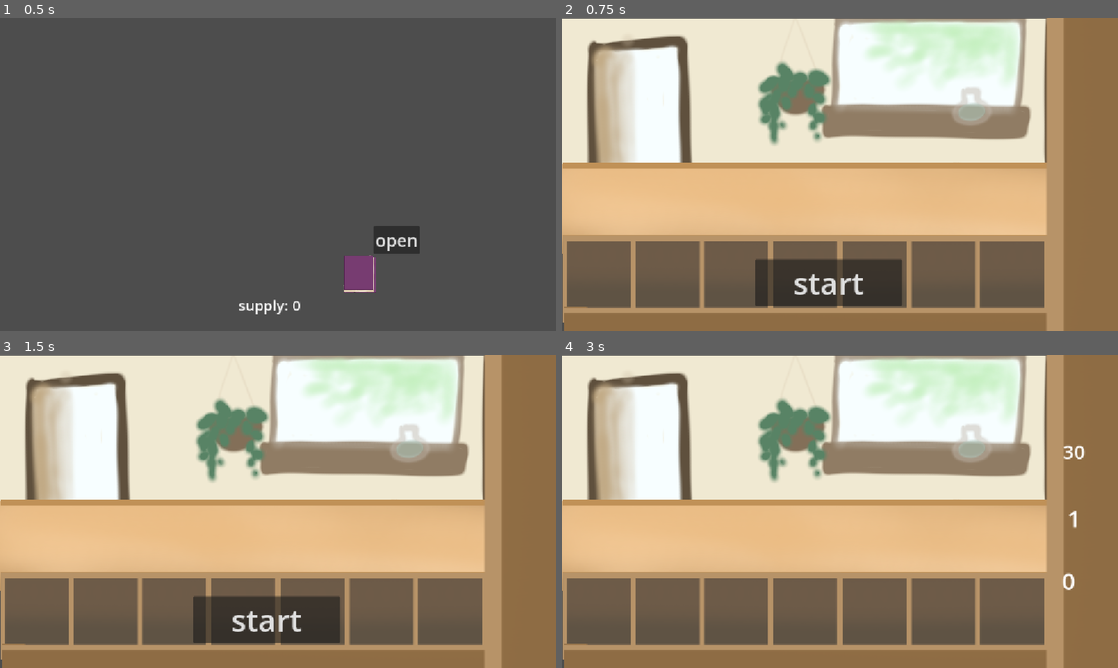
Above: before the commit, frames 1-4 (two rows, left to right).
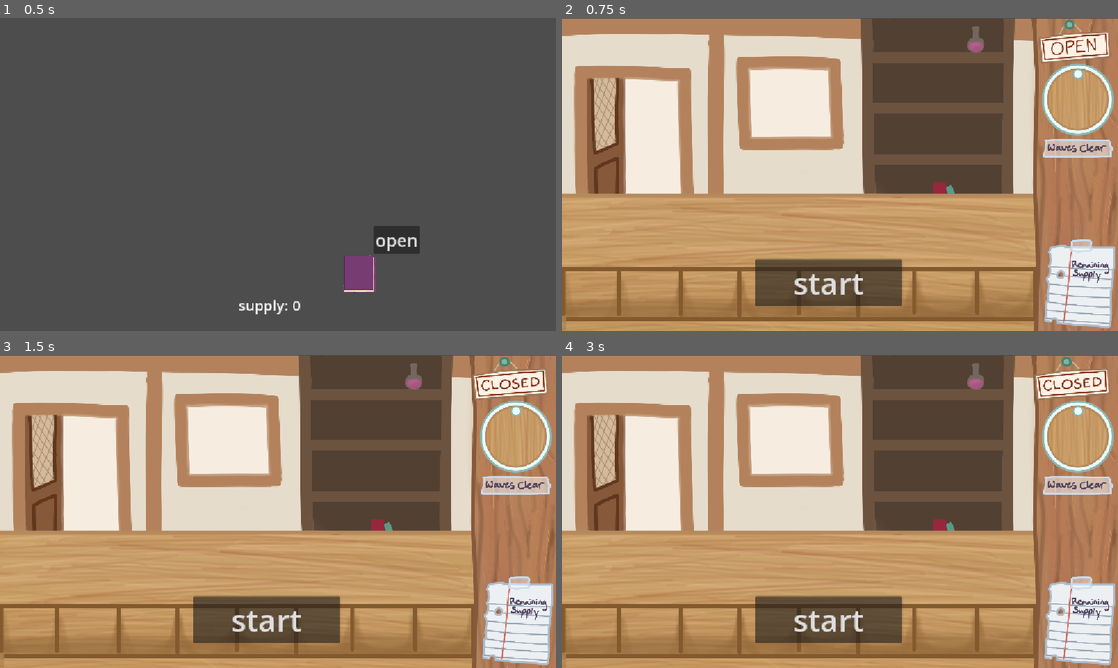
Above: after the commit, the same moments.

Repository: clairewsu/game
Game: Godot game, scene res://scripts/bigmain.tscn
Same seed, same stepped clock (60 frames per second), same inputs: the game is played once before the commit and once after it.
Inputs (mouse positions are in pixels of both pictures, inside the frame that each line leads up to):
- Up to frame 1 (0.5 s): no input
- Up to frame 2 (0.75 s): click "open" at 0.5 s
- Up to frame 3 (1.5 s): click (505, 380) at 1.27 s
- Up to frame 4 (3 s): click (828, 621) at 2 s, where only the run before the commit has a clickable "start"; tap Enter (enter) at 2.75 s; move the mouse to (962, 495) at 2.77 s; hold Enter (enter) from 2.78 s (still down); click (962, 495) at 2.92 s

Frame 1 is identical in both runs. In frame 2, 83% of the frame differs, in the area x 0-100%, y 0-100%; in frame 3, 83%; in frame 4, 82%.

Commit message:
replaced a lot of the art, dynamic clock movement, pause button

Diff:
--- a/resources/basicblue.tres
+++ b/resources/basicblue.tres
@@ -1,6 +1,6 @@
 [gd_resource type="Resource" script_class="carddata" format=3 uid="uid://ct03yrs6lwuil"]
 
-[ext_resource type="Texture2D" uid="uid://d3a6jwfshlma3" path="res://art/basicblue_liquid.PNG" id="1_75pef"]
+[ext_resource type="Texture2D" uid="uid://d3a6jwfshlma3" path="res://art/liquids/basicblue_liquid.PNG" id="1_75pef"]
 [ext_resource type="Script" uid="uid://cnocqjqkrdgd0" path="res://scripts/carddata.gd" id="2_01gwb"]
 [ext_resource type="Texture2D" uid="uid://c5hsnlr60x28u" path="res://art/basicbottle_mask.PNG" id="2_5d3a8"]
 [ext_resource type="Texture2D" uid="uid://bcpos3h3iy04c" path="res://art/basicblue_bottle.PNG" id="3_01gwb"]
--- a/resources/basicgold.tres
+++ b/resources/basicgold.tres
@@ -1,6 +1,6 @@
 [gd_resource type="Resource" script_class="carddata" format=3 uid="uid://wvp4knyb3bwl"]
 
-[ext_resource type="Texture2D" uid="uid://3n1cw0xc3pwe" path="res://art/basicgold_liquid.PNG" id="1_073e1"]
+[ext_resource type="Texture2D" uid="uid://3n1cw0xc3pwe" path="res://art/liquids/basicgold_liquid.PNG" id="1_073e1"]
 [ext_resource type="Script" uid="uid://cnocqjqkrdgd0" path="res://scripts/carddata.gd" id="1_iifv5"]
 [ext_resource type="Texture2D" uid="uid://c5hsnlr60x28u" path="res://art/basicbottle_mask.PNG" id="2_iyuo2"]
 [ext_resource type="Texture2D" uid="uid://nleu8mcamp" path="res://art/basicgold_bottle.PNG" id="3_iyuo2"]
--- a/resources/basicgreen.tres
+++ b/resources/basicgreen.tres
@@ -1,6 +1,6 @@
 [gd_resource type="Resource" script_class="carddata" format=3 uid="uid://ct03yrs6lwuil"]
 
-[ext_resource type="Texture2D" uid="uid://d0njjmhfso1kq" path="res://art/basicgreen_liquid.PNG" id="1_ay0th"]
+[ext_resource type="Texture2D" uid="uid://d0njjmhfso1kq" path="res://art/liquids/basicgreen_liquid.PNG" id="1_ay0th"]
 [ext_resource type="Texture2D" uid="uid://c5hsnlr60x28u" path="res://art/basicbottle_mask.PNG" id="2_40emx"]
 [ext_resource type="Script" uid="uid://cnocqjqkrdgd0" path="res://scripts/carddata.gd" id="2_jx8ym"]
 [ext_resource type="Texture2D" uid="uid://bw2lcci3kx27w" path="res://art/basicgreen_bottle.PNG" id="3_jx8ym"]
--- a/resources/basicswirl.tres
+++ b/resources/basicswirl.tres
@@ -1,6 +1,6 @@
 [gd_resource type="Resource" script_class="carddata" format=3 uid="uid://cup6aycwtxy5f"]
 
-[ext_resource type="Texture2D" uid="uid://crs0bh8sqyoew" path="res://art/basicswirl_liquid.PNG" id="1_v2koc"]
+[ext_resource type="Texture2D" uid="uid://crs0bh8sqyoew" path="res://art/liquids/basicswirl_liquid.PNG" id="1_v2koc"]
 [ext_resource type="Texture2D" uid="uid://c5hsnlr60x28u" path="res://art/basicbottle_mask.PNG" id="2_1ku74"]
 [ext_resource type="Script" uid="uid://cnocqjqkrdgd0" path="res://scripts/carddata.gd" id="2_cv1hu"]
 [ext_resource type="Texture2D" uid="uid://f3yrdan5ucnd" path="res://art/basicswirl_bottle.PNG" id="3_cv1hu"]
--- a/resources/goldglittering.tres
+++ b/resources/goldglittering.tres
@@ -1,6 +1,6 @@
 [gd_resource type="Resource" format=3 uid="uid://ckbxrcn4mp0pc"]
 
-[ext_resource type="Texture2D" uid="uid://dd108b5fq4mjk" path="res://art/goldglittering_liquid.PNG" id="1_dyupn"]
+[ext_resource type="Texture2D" uid="uid://dd108b5fq4mjk" path="res://art/liquids/goldglittering_liquid.PNG" id="1_dyupn"]
 [ext_resource type="Texture2D" uid="uid://c5hsnlr60x28u" path="res://art/basicbottle_mask.PNG" id="2_2ao5v"]
 [ext_resource type="Script" uid="uid://dklwhvampga0l" path="res://scripts/object_scripts/goldglittering.gd" id="3_hgbvf"]
 [ext_resource type="Texture2D" uid="uid://nleu8mcamp" path="res://art/basicgold_bottle.PNG" id="4_rq7c3"]
--- a/resources/swirldraft.tres
+++ b/resources/swirldraft.tres
@@ -1,6 +1,6 @@
 [gd_resource type="Resource" format=3 uid="uid://bmo4kahq01xtx"]
 
-[ext_resource type="Texture2D" uid="uid://cwhfs2xnnx77" path="res://art/draftswirl_liquid.PNG" id="1_ya2po"]
+[ext_resource type="Texture2D" uid="uid://cwhfs2xnnx77" path="res://art/liquids/draftswirl_liquid.PNG" id="1_ya2po"]
 [ext_resource type="Texture2D" uid="uid://c5hsnlr60x28u" path="res://art/basicbottle_mask.PNG" id="2_e5otd"]
 [ext_resource type="Script" uid="uid://chaknuiban0ob" path="res://scripts/object_scripts/swirldraft.gd" id="3_ya2po"]
 [ext_resource type="Texture2D" uid="uid://f3yrdan5ucnd" path="res://art/basicswirl_bottle.PNG" id="4_8gkis"]
--- a/scenes/main.tscn
+++ b/scenes/main.tscn
@@ -2,13 +2,19 @@
 
 [ext_resource type="Script" uid="uid://mtj3bkoiq2j6" path="res://scripts/main.gd" id="1_ig7tw"]
 [ext_resource type="PackedScene" uid="uid://baaq0gt5cwr4" path="res://scenes/guy.tscn" id="2_tbgi4"]
-[ext_resource type="Texture2D" uid="uid://kqp17i31mim4" path="res://art/badbg.PNG" id="6_tefeu"]
+[ext_resource type="Texture2D" uid="uid://b6gdl3dm52ho3" path="res://art/bg.PNG" id="6_choun"]
 [ext_resource type="PackedScene" uid="uid://b76apnyc2rpv6" path="res://scenes/object.tscn" id="6_tipki"]
 [ext_resource type="Texture2D" uid="uid://j5whhisqxleb" path="res://art/table.PNG" id="7_o6xl0"]
-[ext_resource type="Texture2D" uid="uid://baa4s8f1juw8s" path="res://art/slots.PNG" id="8_choun"]
+[ext_resource type="Texture2D" uid="uid://c7lwmohi01ysm" path="res://art/front.PNG" id="7_ya4ey"]
+[ext_resource type="Texture2D" uid="uid://djm7fhwdy35n6" path="res://art/sidebar.PNG" id="8_eb6dy"]
+[ext_resource type="Texture2D" uid="uid://c3npnb02437lb" path="res://art/timer.PNG" id="9_trceg"]
 [ext_resource type="PackedScene" uid="uid://mu3bafvicmw0" path="res://scenes/ui_or_smth.tscn" id="10_4c57u"]
-[ext_resource type="Texture2D" uid="uid://bcsbyns4ni5o6" path="res://art/slotsfront.PNG" id="10_eb6dy"]
+[ext_resource type="Texture2D" uid="uid://co2te6w52xif5" path="res://art/supplycount.PNG" id="10_a8y0u"]
 [ext_resource type="PackedScene" uid="uid://di2o28020vp5n" path="res://scenes/scorefx.tscn" id="10_efxa6"]
+[ext_resource type="Texture2D" uid="uid://cpa7l6i2aq5st" path="res://art/boxes.PNG" id="10_trceg"]
+[ext_resource type="Texture2D" uid="uid://wwt2oo67oeuo" path="res://art/wavesclear.PNG" id="11_jkv2x"]
+[ext_resource type="Texture2D" uid="uid://b3yvi7xj18ct2" path="res://art/timerdot.PNG" id="12_jkv2x"]
+[ext_resource type="Script" uid="uid://cjiqi05ui7wm" path="res://scripts/timercircle.gd" id="13_jbj1t"]
 
 [sub_resource type="Curve2D" id="Curve2D_0xm2m"]
 _data = {
@@ -44,34 +50,72 @@
 [node name="bg" type="CanvasLayer" parent="." unique_id=385894690]
 layer = -1
 
-[node name="Sprite2D" type="Sprite2D" parent="bg" unique_id=522205932]
-position = Vector2(577, 328)
+[node name="Sprite2D" type="TextureRect" parent="bg" unique_id=1267655990]
+offset_left = -1.0
+offset_top = 2.0
+offset_right = 1919.0
+offset_bottom = 1082.0
 scale = Vector2(0.6020833, 0.6037037)
-texture = ExtResource("6_tefeu")
+texture = ExtResource("6_choun")
 
 [node name="front" type="CanvasLayer" parent="." unique_id=1074735592]
 layer = 2
 
-[node name="Sprite2D" type="Sprite2D" parent="front" unique_id=216405396]
-position = Vector2(577, 334.00003)
-scale = Vector2(0.59739584, 0.59074074)
-texture = ExtResource("10_eb6dy")
+[node name="front" type="TextureRect" parent="front" unique_id=262959862]
+offset_left = 9.000122
+offset_top = 12.0
+offset_right = 1929.0001
+offset_bottom = 1092.0
+scale = Vector2(0.59973955, 0.5944445)
+texture = ExtResource("7_ya4ey")
 
-[node name="Sprite2D2" type="Sprite2D" parent="front" unique_id=963960655]
-position = Vector2(190.19992, 573)
-rotation = 4.712389
-scale = Vector2(0.6023083, 1.8097957)
-texture = ExtResource("10_eb6dy")
+[node name="sidebar" type="TextureRect" parent="front" unique_id=1290552295]
+offset_left = 1.0
+offset_top = 2.000061
+offset_right = 1921.0
+offset_bottom = 1082.0
+scale = Vector2(0.60312504, 0.59907407)
+texture = ExtResource("8_eb6dy")
 
-[node name="table" type="Sprite2D" parent="." unique_id=1135055596]
-position = Vector2(582.5, 322.5)
+[node name="timer" type="TextureRect" parent="front" unique_id=952330348]
+offset_right = 1155.0
+offset_bottom = 651.0
+texture = ExtResource("9_trceg")
+expand_mode = 1
+
+[node name="supplycount" type="TextureRect" parent="front" unique_id=521507966]
+offset_right = 1157.0
+offset_bottom = 654.0
+texture = ExtResource("10_a8y0u")
+expand_mode = 1
+
+[node name="wavesclear" type="TextureRect" parent="front" unique_id=983516071]
+offset_right = 1157.0
+offset_bottom = 649.0
+texture = ExtResource("11_jkv2x")
+expand_mode = 1
+
+[node name="timercircle" type="Sprite2D" parent="front" unique_id=1058035384]
+position = Vector2(1070, 115)
+scale = Vector2(0.591, 0.6)
+texture = ExtResource("12_jkv2x")
+script = ExtResource("13_jbj1t")
+
+[node name="table" type="TextureRect" parent="." unique_id=1762436502]
+offset_left = -3.999939
+offset_top = 9.0000305
+offset_right = 1916.0
+offset_bottom = 1089.0
 scale = Vector2(0.6057292, 0.59351856)
 texture = ExtResource("7_o6xl0")
 
-[node name="slots" type="Sprite2D" parent="." unique_id=1399031035]
-position = Vector2(577.25, 316.75)
-scale = Vector2(0.59869796, 0.58194447)
-texture = ExtResource("8_choun")
+[node name="slots" type="TextureRect" parent="." unique_id=1188892419]
+offset_left = 1.000061
+offset_top = -0.9999695
+offset_right = 1921.0
+offset_bottom = 1079.0
+scale = Vector2(0.6028646, 0.60046303)
+texture = ExtResource("10_trceg")
 
 [connection signal="end" from="." to="." method="_on_end"]
 [connection signal="timeout" from="Timer" to="." method="_on_timer_timeout"]
--- a/scenes/object.tscn
+++ b/scenes/object.tscn
@@ -3,7 +3,7 @@
 [ext_resource type="Script" uid="uid://bsdr3vnm1fjpq" path="res://scripts/object.gd" id="1_cbfvs"]
 [ext_resource type="PackedScene" uid="uid://c4qd2m8au6654" path="res://scenes/particle.tscn" id="2_46pka"]
 [ext_resource type="Texture2D" uid="uid://nleu8mcamp" path="res://art/basicgold_bottle.PNG" id="2_a0y2b"]
-[ext_resource type="Texture2D" uid="uid://3n1cw0xc3pwe" path="res://art/basicgold_liquid.PNG" id="3_a0y2b"]
+[ext_resource type="Texture2D" uid="uid://3n1cw0xc3pwe" path="res://art/liquids/basicgold_liquid.PNG" id="3_a0y2b"]
 [ext_resource type="Shader" uid="uid://43uyde5kop04" path="res://object.gdshader" id="3_a03g0"]
 [ext_resource type="Texture2D" uid="uid://c5hsnlr60x28u" path="res://art/basicbottle_mask.PNG" id="4_46pka"]
 
--- a/scenes/particle.tscn
+++ b/scenes/particle.tscn
@@ -4,7 +4,7 @@
 [ext_resource type="Shader" uid="uid://x8urx847j6l1" path="res://particle.gdshader" id="2_3vw28"]
 [ext_resource type="Texture2D" uid="uid://c5hsnlr60x28u" path="res://art/basicbottle_mask.PNG" id="3_3vw28"]
 [ext_resource type="Texture2D" uid="uid://sddyo6wukcox" path="res://art/particledot_mask.PNG" id="3_ioprr"]
-[ext_resource type="Texture2D" uid="uid://3n1cw0xc3pwe" path="res://art/basicgold_liquid.PNG" id="4_b0n7q"]
+[ext_resource type="Texture2D" uid="uid://3n1cw0xc3pwe" path="res://art/liquids/basicgold_liquid.PNG" id="4_b0n7q"]
 
 [sub_resource type="ShaderMaterial" id="ShaderMaterial_017rx"]
 shader = ExtResource("2_3vw28")
--- a/scenes/ui_or_smth.tscn
+++ b/scenes/ui_or_smth.tscn
@@ -1,6 +1,10 @@
 [gd_scene format=3 uid="uid://mu3bafvicmw0"]
 
 [ext_resource type="Script" uid="uid://jge7j2sksqlc" path="res://scripts/ui_or_smth.gd" id="1_bqq8r"]
+[ext_resource type="Texture2D" uid="uid://b2j7pjo4hu84m" path="res://art/note1.PNG" id="2_qin4n"]
+[ext_resource type="Texture2D" uid="uid://b21cifd0ndrxe" path="res://art/note2.PNG" id="3_adh6k"]
+[ext_resource type="Texture2D" uid="uid://bgqsgfbnv8g77" path="res://art/note3.PNG" id="4_22ytw"]
+[ext_resource type="Texture2D" uid="uid://c6hfdcnnr10h7" path="res://art/open.PNG" id="5_adh6k"]
 
 [node name="ui_and_stuff" type="CanvasLayer" unique_id=1762027153]
 script = ExtResource("1_bqq8r")
@@ -10,9 +14,9 @@
 
 [node name="timerlabel" type="Label" parent="." unique_id=1509224485]
 offset_left = 1027.0
-offset_top = 172.0
-offset_right = 1096.0
-offset_bottom = 227.0
+offset_top = 142.0
+offset_right = 1104.0
+offset_bottom = 197.0
 theme_override_font_sizes/font_size = 40
 text = "123"
 horizontal_alignment = 1
@@ -54,21 +58,63 @@
 text = "the end"
 
 [node name="deckcounter" type="Label" parent="." unique_id=192299021]
-offset_left = 1036.0
-offset_top = 434.0
-offset_right = 1091.0
-offset_bottom = 501.0
+offset_left = 1057.0
+offset_top = 548.0
+offset_right = 1112.0
+offset_bottom = 615.0
+theme_override_colors/font_color = Color(0, 0, 0, 1)
 theme_override_font_sizes/font_size = 48
 text = "30"
 
 [node name="roundcounter" type="Label" parent="." unique_id=1741044983]
-offset_left = 1047.0
-offset_top = 305.0
-offset_right = 1087.0
-offset_bottom = 372.0
+z_index = 100
+offset_left = 1017.0
+offset_top = 333.0
+offset_right = 1110.0
+offset_bottom = 400.0
+theme_override_colors/font_color = Color(0, 0, 0, 1)
 theme_override_font_sizes/font_size = 48
 text = "3"
+horizontal_alignment = 1
+
+[node name="note1" type="TextureRect" parent="." unique_id=575947821]
+z_index = -10
+offset_left = 973.0
+offset_top = 292.0
+offset_right = 1141.0
+offset_bottom = 445.0
+texture = ExtResource("2_qin4n")
+expand_mode = 1
+
+[node name="note2" type="TextureRect" parent="." unique_id=441985455]
+z_index = -12
+offset_left = 963.0
+offset_top = 291.0
+offset_right = 1140.0
+offset_bottom = 451.0
+texture = ExtResource("3_adh6k")
+expand_mode = 1
+
+[node name="note3" type="TextureRect" parent="." unique_id=329268148]
+z_index = -11
+offset_left = 985.0
+offset_top = 299.0
+offset_right = 1139.0
+offset_bottom = 446.0
+texture = ExtResource("4_22ytw")
+expand_mode = 1
+
+[node name="pausebutton" type="TextureButton" parent="." unique_id=1312238895]
+process_mode = 3
+offset_left = 958.0
+offset_top = 1.0
+offset_right = 1150.0
+offset_bottom = 102.0
+texture_normal = ExtResource("5_adh6k")
+ignore_texture_size = true
+stretch_mode = 0
 
 [connection signal="timeout" from="Timer" to="." method="_on_timer_timeout"]
 [connection signal="pressed" from="startbutton" to="." method="_on_startbutton_pressed"]
 [connection signal="pressed" from="endbutton" to="." method="_on_endbutton_pressed"]
+[connection signal="pressed" from="pausebutton" to="." method="_on_pausebutton_pressed"]
--- a/scripts/main.gd
+++ b/scripts/main.gd
@@ -12,7 +12,7 @@
 var busy=false
 var selectedslot:int
 var deck:Array[PackedScene]=[]
-var slots=[Vector2(80,530),Vector2(225,530),Vector2(365,530),Vector2(505,530),Vector2(655,530),Vector2(790,530),Vector2(940,530),Vector2(1080,530)]
+var slots=[Vector2(60,550),Vector2(185,550),Vector2(310,550),Vector2(435,550),Vector2(558,550),Vector2(681,550),Vector2(804,550),Vector2(929,550)]
 var slot_occupied=[false,false,false,false,false,false,false,false]
 signal end
 signal dismiss_end
@@ -58,7 +58,7 @@
 
 func spawn_guy():
 	var spawn_offsets = [
-		Vector2(140,120),Vector2(390,120),Vector2(640,120),Vector2(890,120)
+		Vector2(140,175),Vector2(390,175),Vector2(640,175),Vector2(890,175)
 	]
 
 	for pos in spawn_offsets:
@@ -82,7 +82,7 @@
 	object.data=card
 	object.slot=slot
 	object.exists=self
-	object.scale*=.75
+	object.scale*=.67
 	object.position=slots[slot]
 	object.defaultpos=object.position
 	add_child(object)
--- /dev/null
+++ b/scripts/timercircle.gd
@@ -0,0 +1,15 @@
+extends Sprite2D
+var center=Vector2(1070,165)
+var radius=50
+
+
+# Called when the node enters the scene tree for the first time.
+func _ready() -> void:
+	pass # Replace with function body.
+
+
+# Called every frame. 'delta' is the elapsed time since the previous frame.
+func _process(delta: float) -> void:
+	var progress=1-$"../../Timer".time_left/$"../../Timer".wait_time
+	var angle=progress*TAU-TAU/4
+	position=center+Vector2(cos(angle),sin(angle))*radius
--- a/scripts/ui_or_smth.gd
+++ b/scripts/ui_or_smth.gd
@@ -5,12 +5,19 @@
 var penalty=0
 var roundmult=0
 var total=0
+var x=1
+var opensign=preload("res://art/open.PNG")
+var closedsign=preload("res://art/closed.PNG.png")
+var pause=false
 
 # Called when the node enters the scene tree for the first time.
 func _ready() -> void:
 	$scorecounter.hide()
 	$timerlabel.hide()
 	$theend.hide()
+	$note1.hide()
+	$note2.hide()
+	$note3.hide()
 	$deckcounter.hide()
 	$roundcounter.hide()
 	$endbutton.hide()
@@ -36,6 +43,7 @@
 	$scorecounter.hide()
 	$deckcounter.show()
 	$roundcounter.show()
+	$note1.show()
 	$roundcounter.text="1"
 	countdown=30
 	start.emit()
@@ -96,6 +104,28 @@
 
 func _round(round):
 	$roundcounter.text=str(round+1)
+	x=x+1
+	if x==1:
+		$note1.z_index+=3
+	elif x==2:
+		$note2.show()
+		$note2.z_index+=3
+	elif x==3:
+		$note3.show()
+		$note3.z_index+=3
+	elif x>3:
+		x=1
+		$note1.z_index+=3
 
 func _on_endbutton_pressed():
 	get_parent().queue_free()
+
+
+func _on_pausebutton_pressed() -> void:
+	pause=!pause
+	if pause:
+		$pausebutton.texture_normal=closedsign
+		get_tree().paused=true
+	if not pause:
+		$pausebutton.texture_normal=opensign
+		get_tree().paused=false
Binary file added: art/bg.PNG
Not shown, added: art/bg.PNG.import
Binary file added: art/boxes.PNG
Not shown, added: art/boxes.PNG.import
Binary file added: art/closed.PNG.png
Not shown, added: art/closed.PNG.png.import
Binary file removed: art/deckbox.PNG
Binary file added: art/decor/basket.PNG
Not shown, added: art/decor/basket.PNG.import
Binary file added: art/decor/cat.PNG
Not shown, added: art/decor/cat.PNG.import
Binary file added: art/decor/clock.PNG
(and 51 more such lines)
